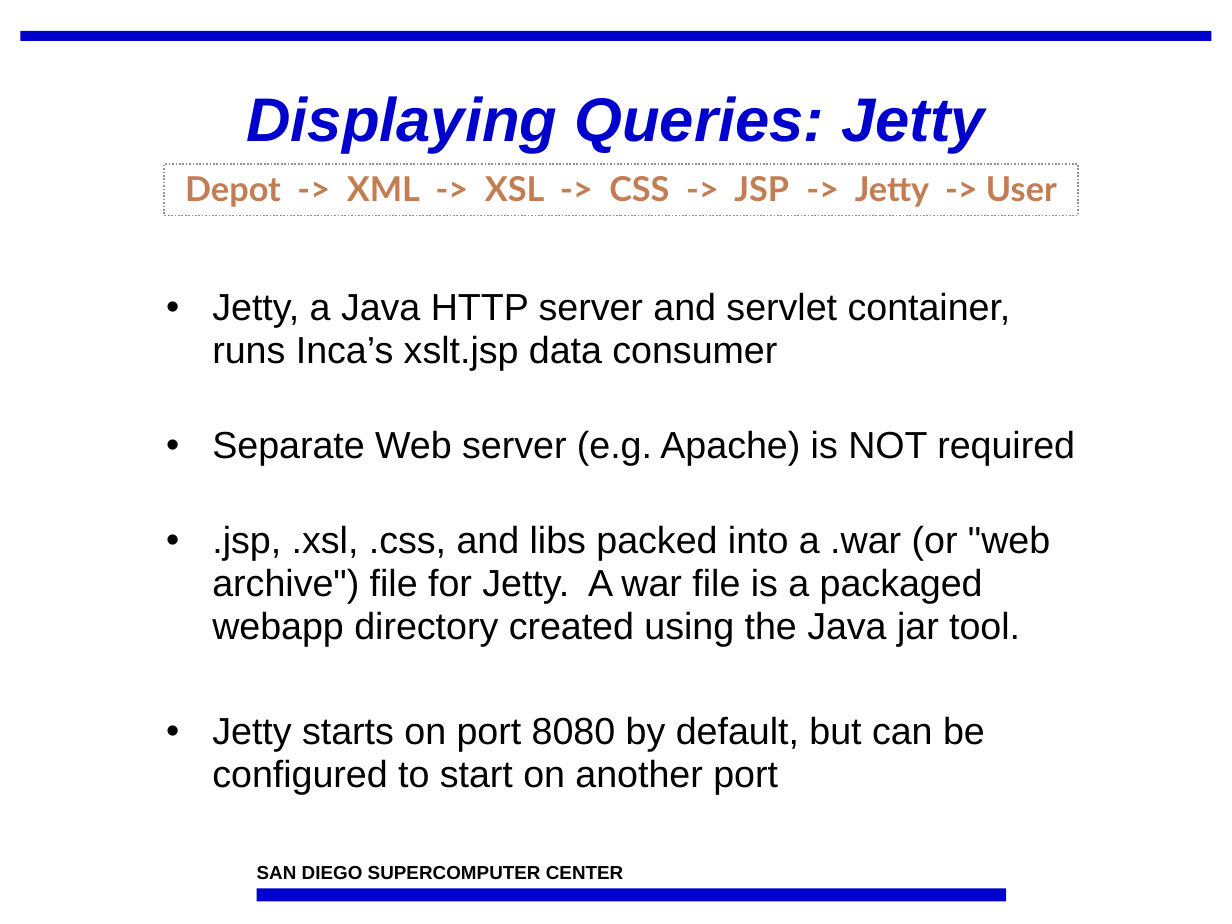
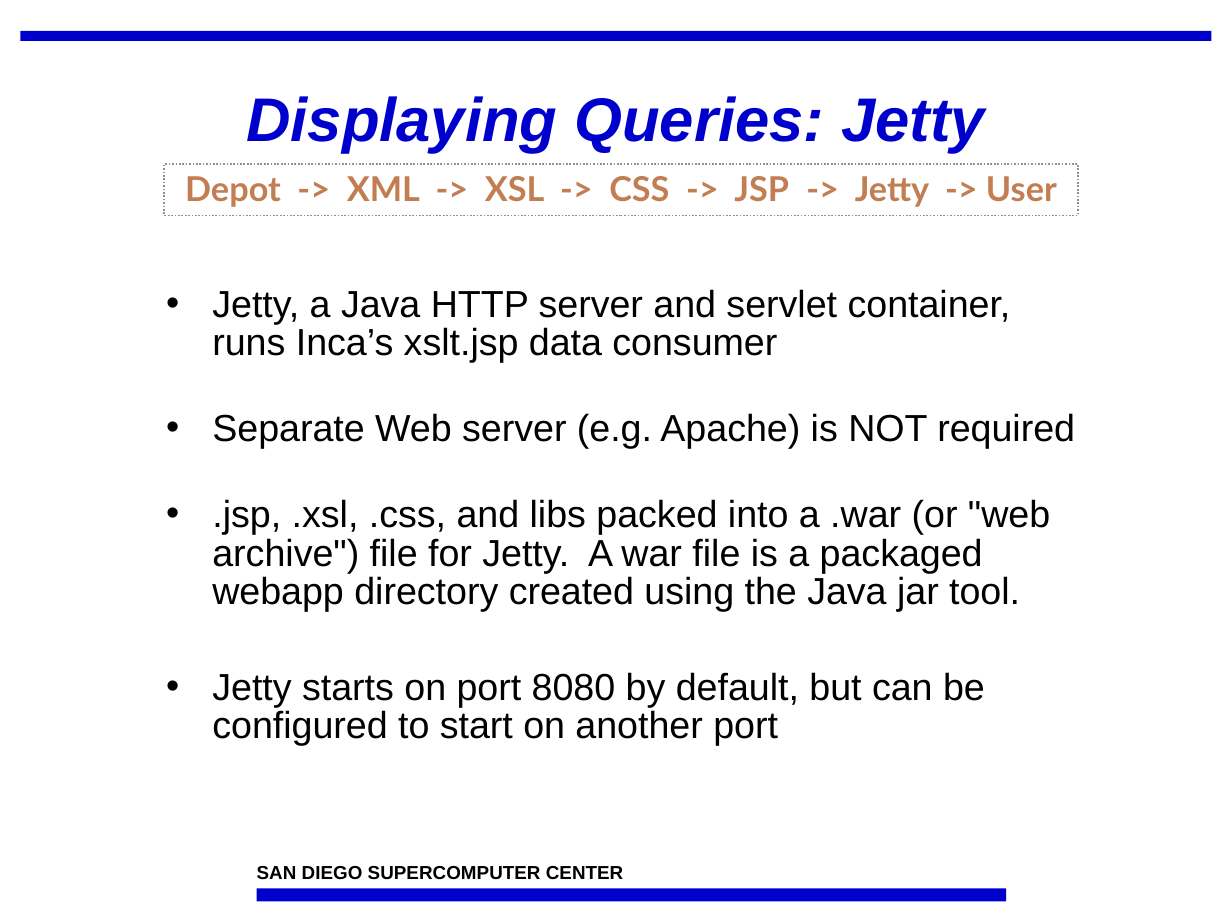
Before and after one commit to IncaProject/inca-xsede, a slide deck: slide 14 of talks/feb-06-workshop/dataConsumers.ppt. Drawn at 1232x924 pixels with LibreOffice and Linux fonts; fonts in the diff are those of the drawing; background and template pictures are left out. Boxes give left, top, right and bottom in pixels: in the first picture for what was removed or moved away, otherwise in the second. Text is boxed around its words. In the diff, an @@ line names an element or a change of style, - is before the commit and + after.

```diff
--- a/talks/feb-06-workshop/dataConsumers.ppt
+++ b/talks/feb-06-workshop/dataConsumers.ppt
@@ text "Jetty, a Java HTTP server ..." at (212,289,1075,745): line spacing 0.95 to 0.85 @@
```
Also in this commit, not shown: 1 other slide changed, 1 slide added.
